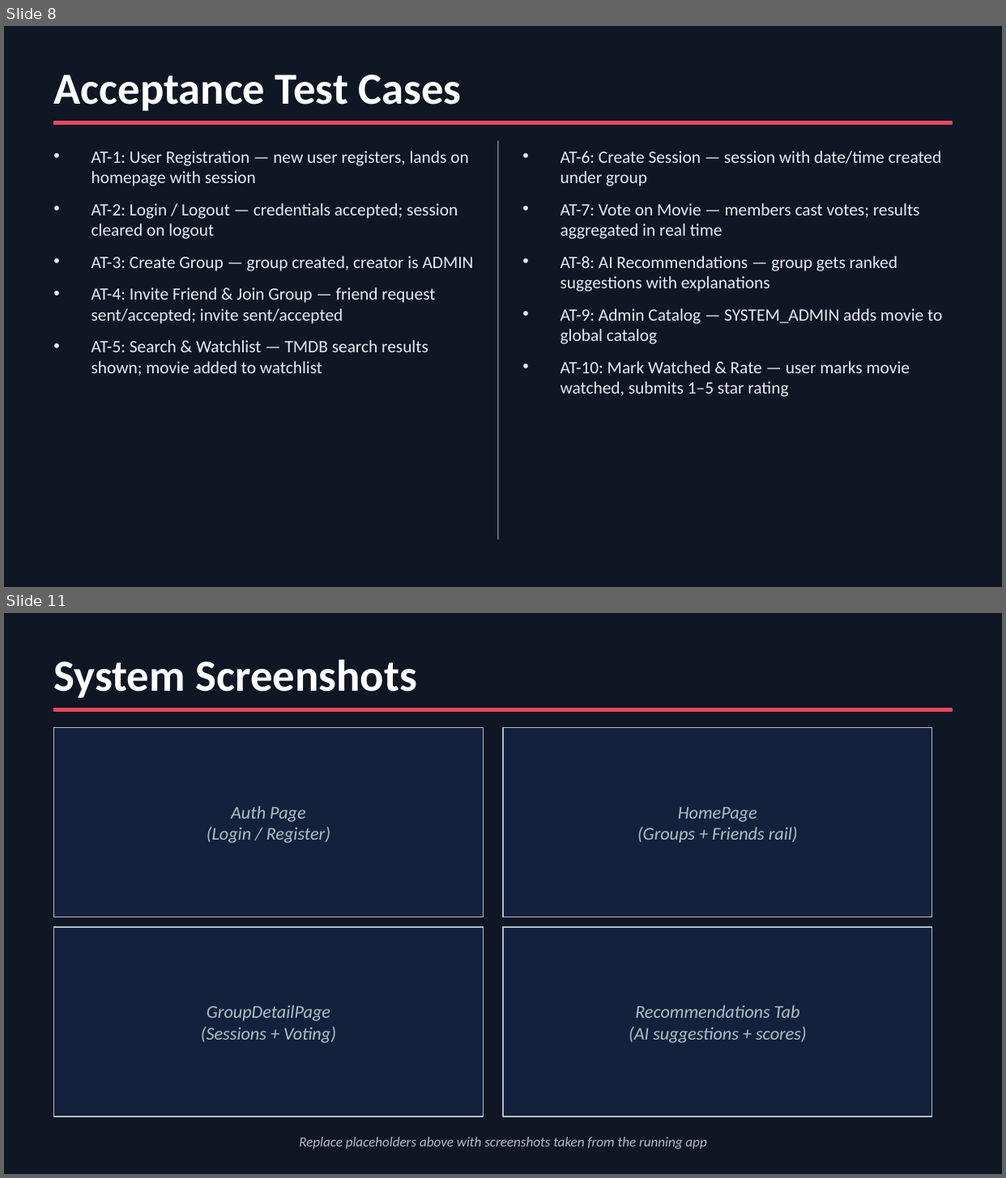
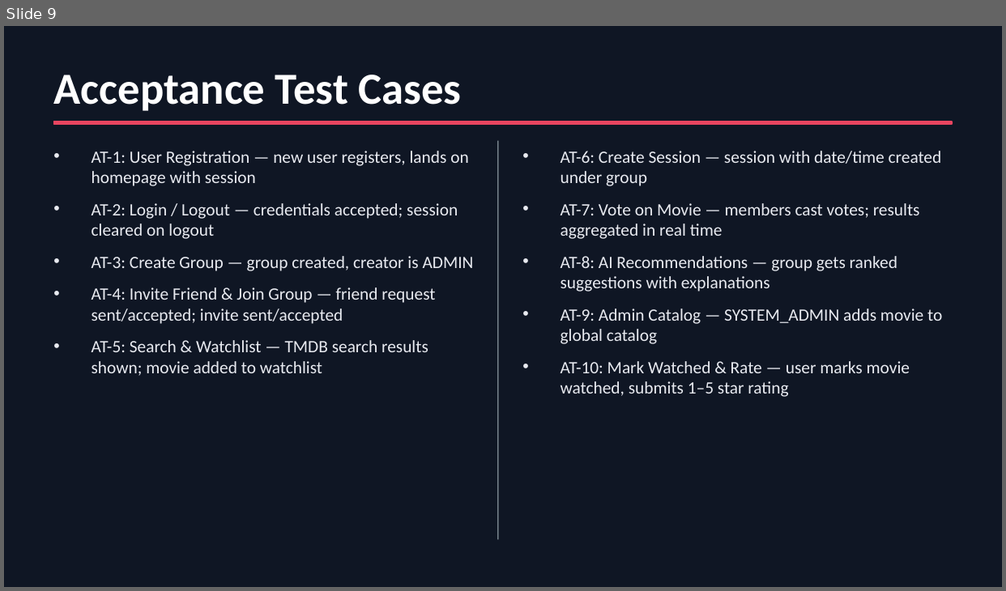
Before and after one commit to mingooyen/CS4398SoftwareEngineeringProject, a slide deck: submission/10_presentation.pptx. Shown one above the other, each under a label of ours: slides 8 and 11 before the commit, slide 9 after it; the slides between them are not shown. The pictures are 1006x1178 and 1006x591 pixels, drawn with LibreOffice and Linux fonts; fonts in the diff are those of the drawing. Boxes give left, top, right and bottom in pixels: in the first picture for what was removed or moved away, otherwise in the second. Text is boxed around its words. In the diff, an @@ line names an element or a change of style, - is before the commit and + after.

```diff
--- a/submission/10_presentation.pptx
+++ b/submission/10_presentation.pptx
@@ slide 11 removed at (4,613,1002,1174), background #0F1624 @@
@@ text removed at (54,659,416,698) @@
-System Screenshots
@@ rectangle removed at (54,709,952,712) @@
@@ rectangle removed at (54,728,483,918) @@
@@ rectangle removed at (503,728,932,918) @@
@@ text removed at (206,806,330,843) @@
-Auth Page
-(Login / Register)
@@ text removed at (637,807,798,843) @@
-HomePage
-(Groups + Friends rail)
@@ rectangle removed at (54,927,483,1117) @@
@@ rectangle removed at (503,927,932,1117) @@
@@ text removed at (201,1005,336,1043) @@
-GroupDetailPage
-(Sessions + Voting)
@@ text removed at (629,1005,807,1043) @@
-Recommendations Tab
-(AI suggestions + scores)
@@ text removed at (299,1137,706,1149) @@
-Replace placeholders above with screenshots taken from the running app
@@ what was slide 8 is now slide 9 @@
```
Also in this commit, not shown: 6 slides changed, 4 slides added.
